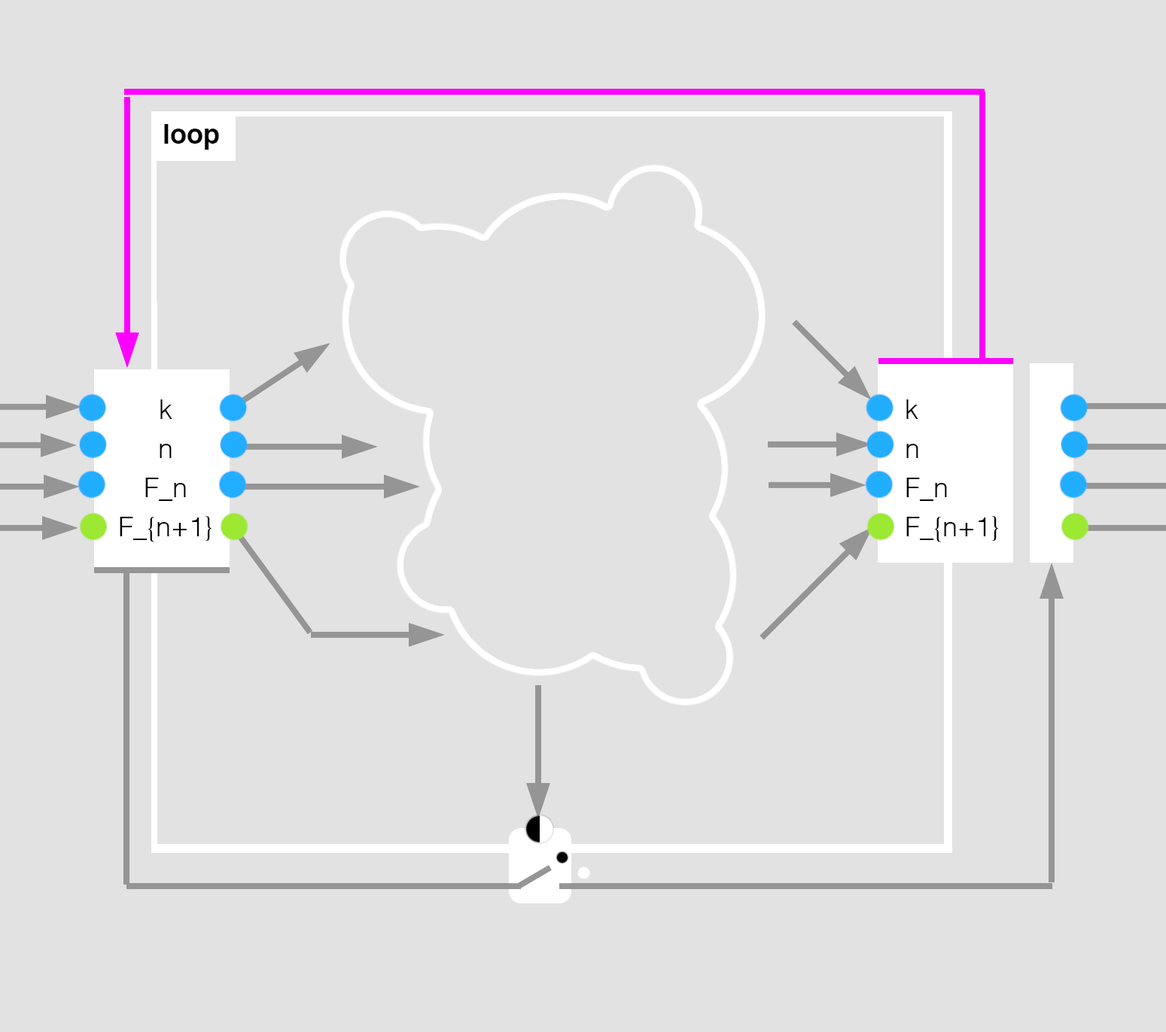
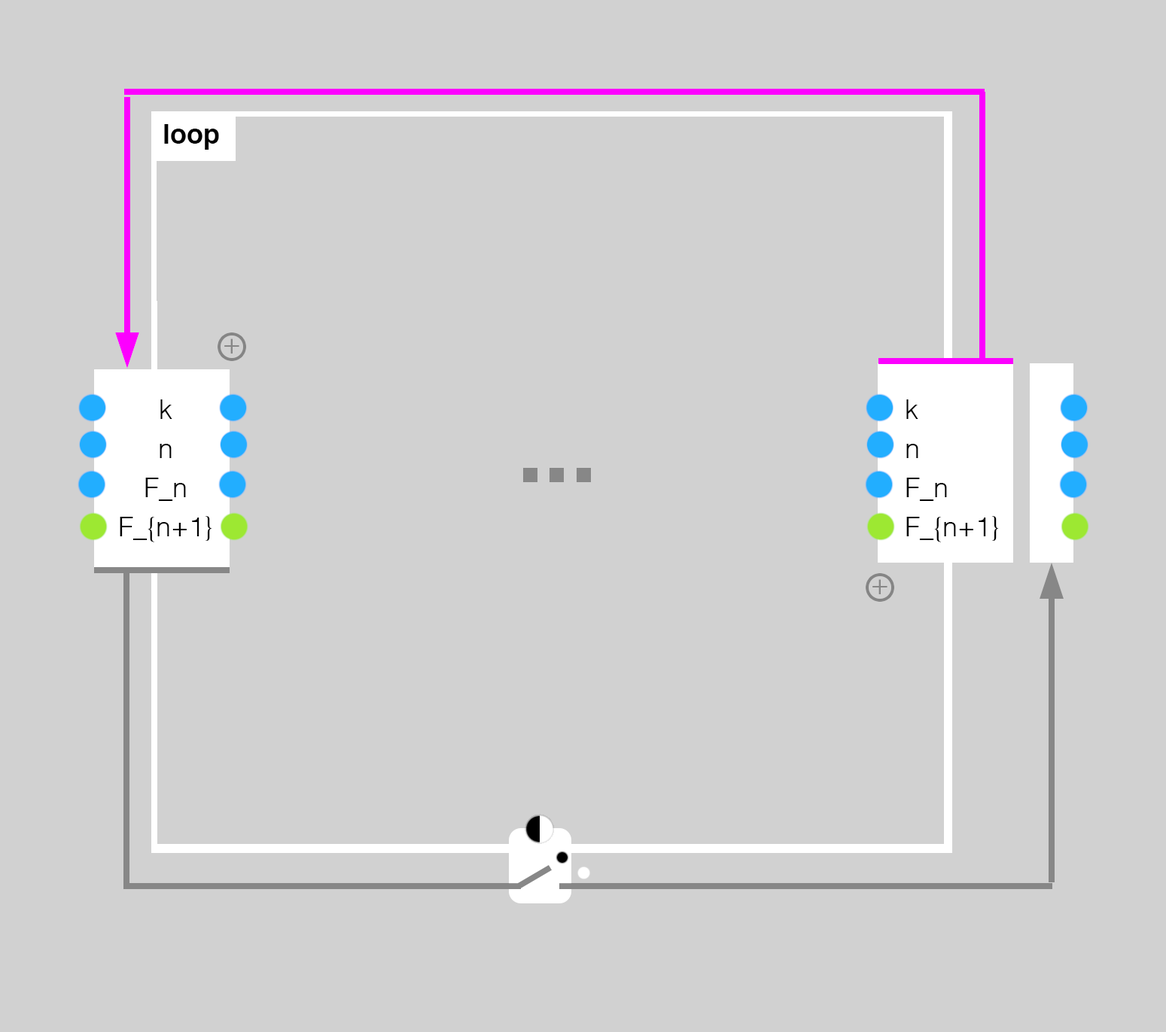
Revision of a layered 1166px x 1032px image; what changed, layer by layer:
added group "loop" (1st of 2) with 33 layers above "Layer 0" over [0, 88, 1166, 949]
moved "gate" into group "loop" over [501, 814, 591, 904]
renamed "Shape 7" to "wire", painted on it over [501, 865, 578, 890]
added layer "back link" in group "loop" over [115, 88, 1013, 369]
renamed "entry pull bar" to "exit link", moved it into group "loop", painted on it over [94, 562, 1064, 890]
removed layer "exit pull bar" over [878, 358, 1013, 365]
added group "exit block" (1st of 2, in "loop") with 7 layers in group "loop" over [863, 363, 1090, 599]
moved "exit ports" into group "exit block" over [863, 392, 878, 542]
moved "loop exit ports" into group "exit block" over [1073, 392, 1090, 542]
added layer "exit block" (2nd of 2, in "loop" › "exit block") in group "exit block" over [878, 363, 1030, 563]
added group "entry block" (1st of 2, in "loop") with 7 layers in group "loop" over [76, 335, 250, 569]
moved "entry ports" into group "entry block" over [229, 392, 250, 542]
moved "loop entry ports" into group "entry block" over [76, 392, 95, 542]
added group "add_port entry" with 2 layers in group "entry block" over [220, 335, 244, 359]
renamed "entry & exit blocks" to "entry block", moved it into group "entry block", painted on it over [94, 363, 1074, 569]
moved "bg" into group "loop" over [151, 116, 952, 845]
removed layer "Shape 3" over [115, 97, 140, 369]
removed layer "Shape 2" over [124, 88, 986, 363]
added layer "..." in group "loop" over [522, 468, 591, 483]
hid "Layer 1", moved it into group "loop", painted on it over [337, 164, 767, 707]
renamed "bypass flow" to "noodles", hid it, moved it into group "loop", painted on it over [0, 319, 1166, 890]
renamed "Background" to "Layer 0", painted on it over [0, 0, 1166, 1032]
…and 6 more changes (5 added, 1 renamed, 1 stack)
